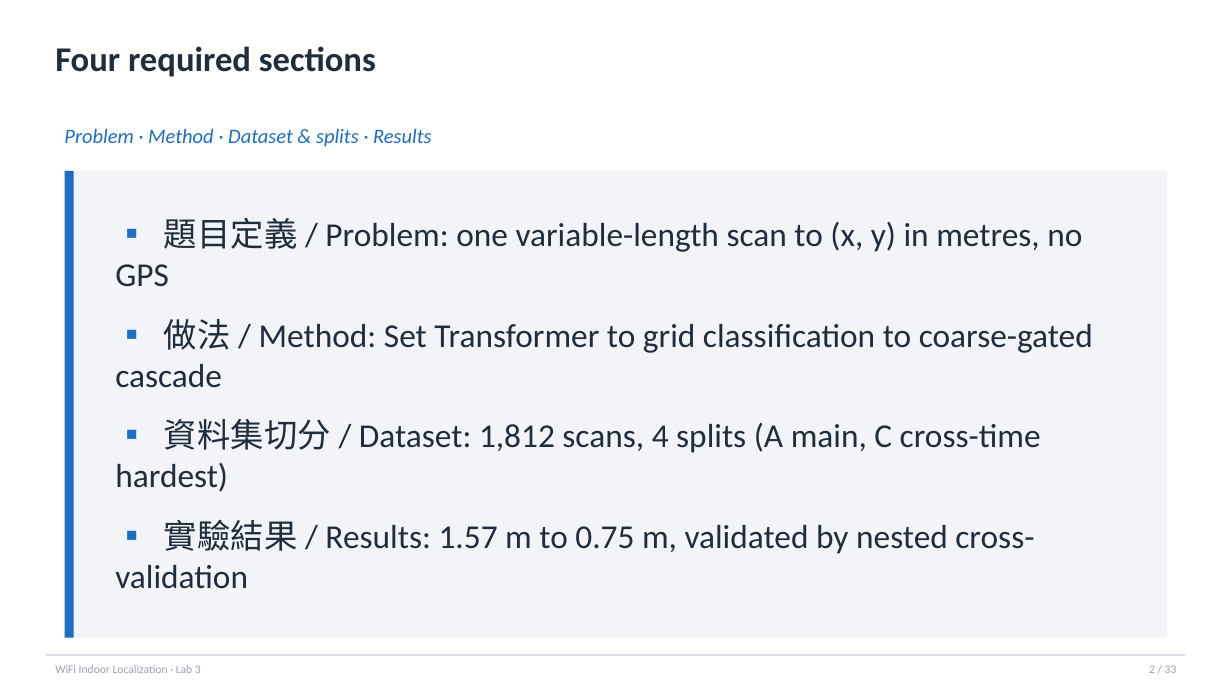
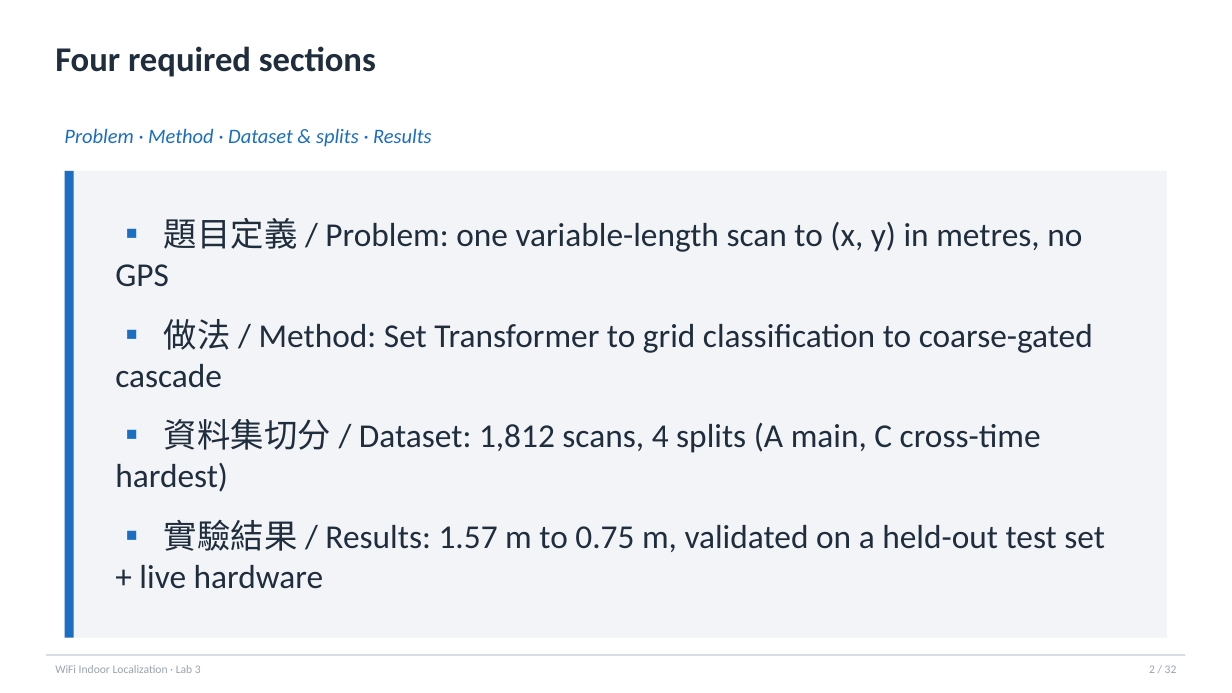
Before and after one commit to kmliy901054/cv2x-wifi-fingerprint, a slide deck: slide 2 of lab3/outputs/slides/lab3_presentation.pptx. Drawn at 1232x693 pixels with LibreOffice and Linux fonts; fonts in the diff are those of the drawing. Boxes give left, top, right and bottom in pixels: in the first picture for what was removed or moved away, otherwise in the second. Text is boxed around its words. In the diff, an @@ line names an element or a change of style, - is before the commit and + after.

```diff
--- a/lab3/outputs/slides/lab3_presentation.pptx
+++ b/lab3/outputs/slides/lab3_presentation.pptx
@@ text at (x1=139, y1=519, x2=1105, y2=589): text changed @@
-▪ 實驗結果 / Results: 1.57 m to 0.75 m, validated by nested cross-validation
+▪ 實驗結果 / Results: 1.57 m to 0.75 m, validated on a held-out test set + live hardware
```
Also in this commit, not shown: 26 other slides changed, 1 slide removed, 8 other files.
